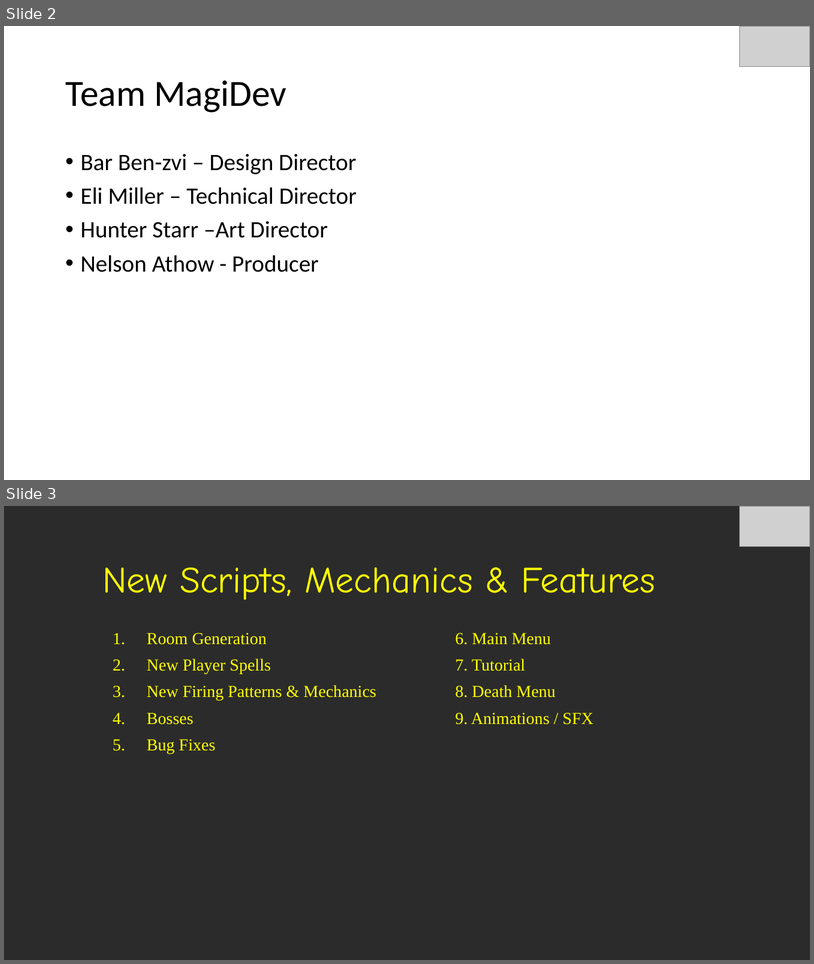
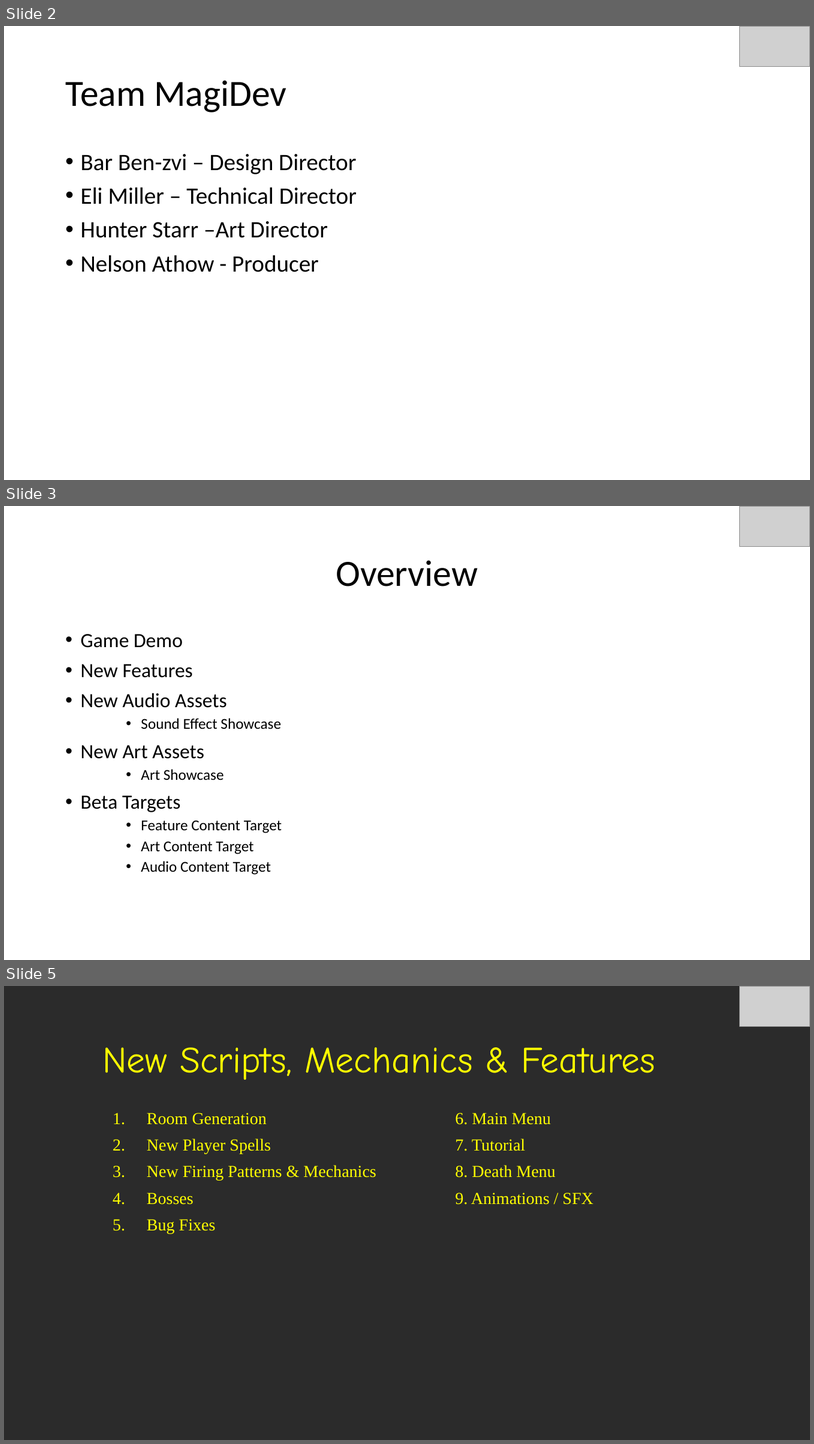
Before and after one commit to EliAnonymouse17/GDAfinal, a slide deck: Documentation/PresentationAlpha.pptx. Shown one above the other, each under a label of ours: slides 2 and 3 before the commit, slides 2, 3 and 5 after it; the slides between them are not shown. The pictures are 814x964 and 814x1444 pixels, drawn with LibreOffice and Linux fonts; fonts in the diff are those of the drawing; grey boxes stand for pictures; background and template pictures are left out; a plain dark background stands for a picture behind light text. Boxes give left, top, right and bottom in pixels: in the first picture for what was removed or moved away, otherwise in the second. Text is boxed around its words. In the diff, an @@ line names an element or a change of style, - is before the commit and + after.

```diff
--- a/Documentation/PresentationAlpha.pptx
+++ b/Documentation/PresentationAlpha.pptx
@@ slide 3 added at [4,506,810,960], background #FFFFFF @@
@@ picture added at [740,506,810,547] @@
@@ title added at [336,560,478,586], 44 pt, text #000000 @@
+Overview
@@ text added at [81,634,282,874], 18 pt, text #000000 @@
+• Game Demo
+• New Features
+• New Audio Assets
+    • Sound Effect Showcase
+• New Art Assets
+    • Art Showcase
+• Beta Targets
+    • Feature Content Target
+    • Art Content Target
+    • Audio Content Target
@@ what was slide 3 is now slide 5 @@
```
Also in this commit, not shown: 1 other slide added.
